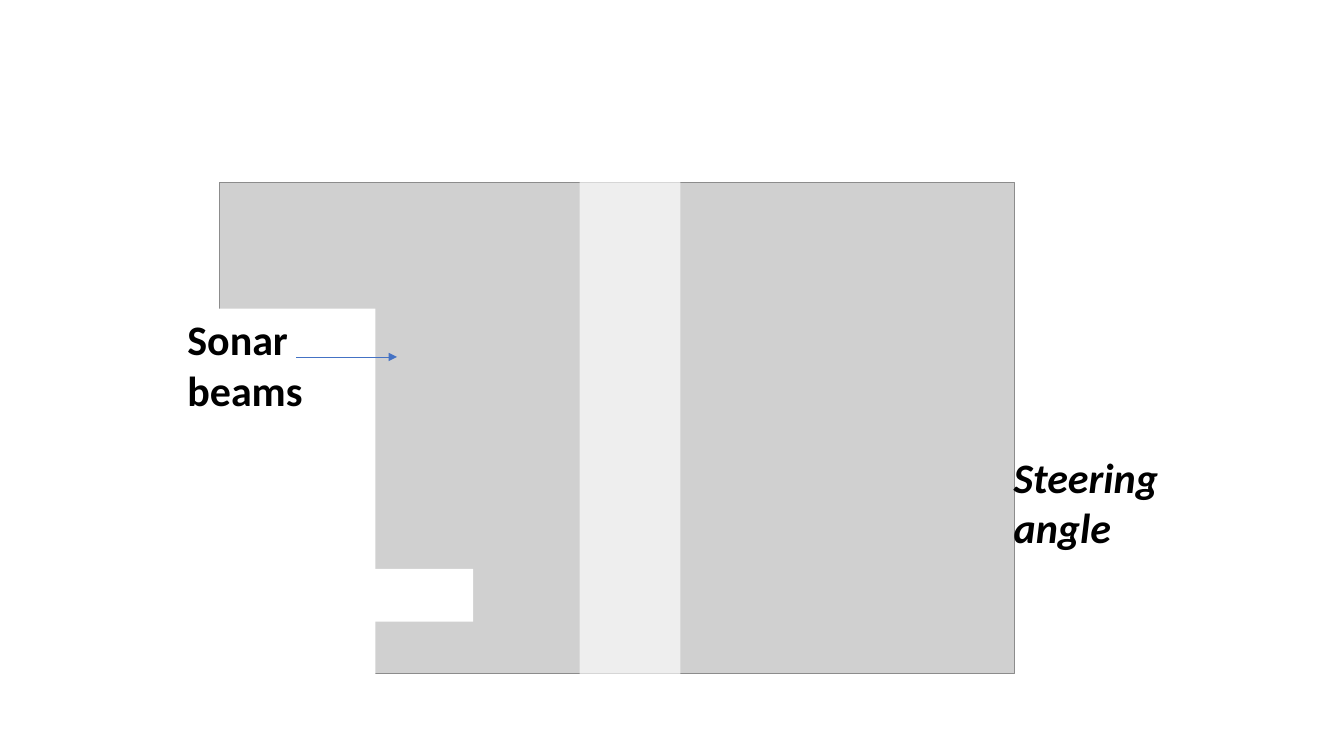
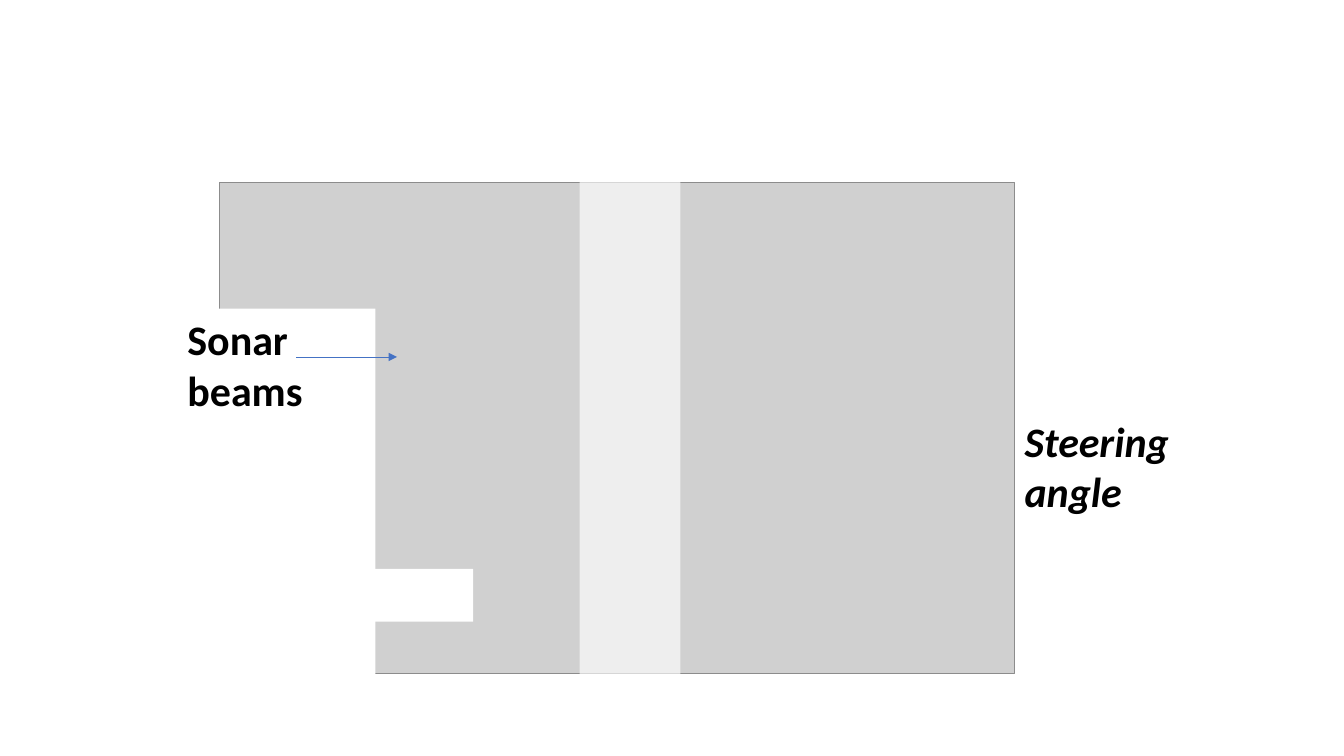
Before and after one commit to MarcRotsaert/MakeAIWork, a slide deck: slide 3 of simpylc/presentatie project 1/Presentatie project 1.pptx. Drawn at 1344x756 pixels with LibreOffice and Linux fonts; fonts in the diff are those of the drawing; grey boxes stand for pictures. Boxes give left, top, right and bottom in pixels: in the first picture for what was removed or moved away, otherwise in the second. Text is boxed around its words. In the diff, an @@ line names an element or a change of style, - is before the commit and + after.

```diff
--- a/simpylc/presentatie project 1/Presentatie project 1.pptx
+++ b/simpylc/presentatie project 1/Presentatie project 1.pptx
@@ text "Steering angle" rewrapped from [1014, 458, 1158, 554] to [1025, 427, 1169, 514] @@
```
Also in this commit, not shown: 4 slides added.
